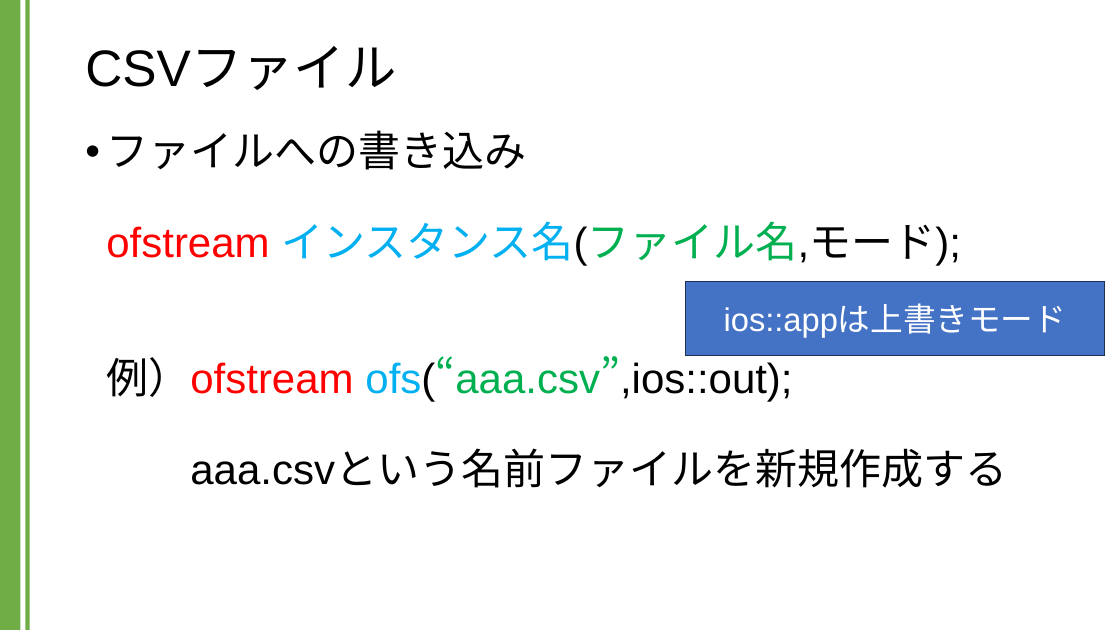
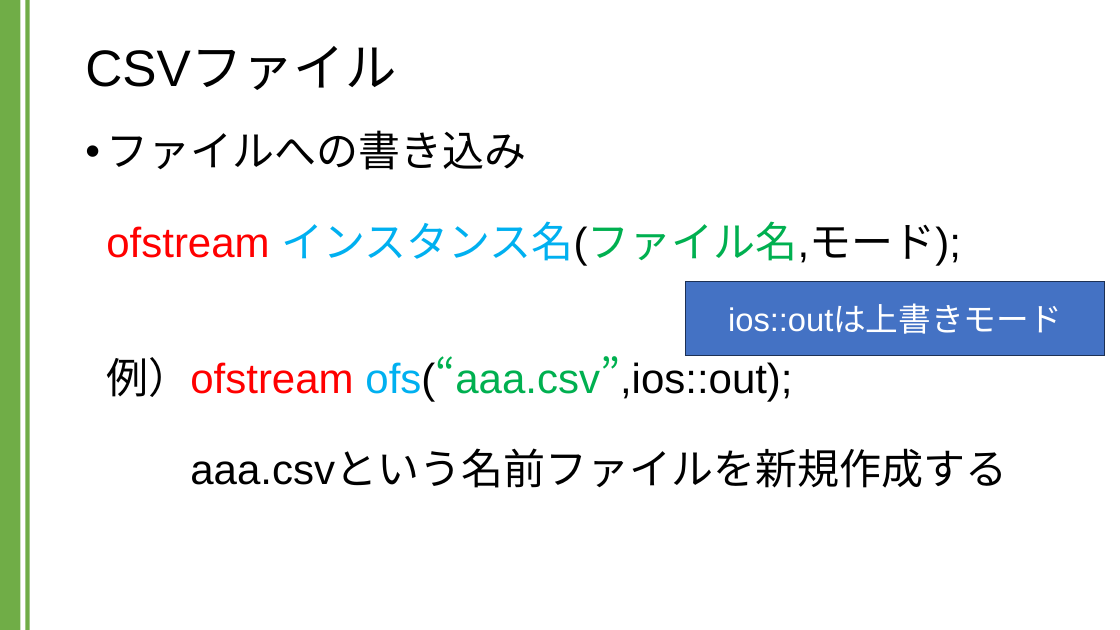
Before and after one commit to kic-murata/cpp2024, a slide deck: slide 35 of 授業資料/講義資料：CSVファイル.pptx. Drawn at 1120x630 pixels with LibreOffice and Linux fonts; fonts in the diff are those of the drawing. Boxes give left, top, right and bottom in pixels: in the first picture for what was removed or moved away, otherwise in the second. Text is boxed around its words. In the diff, an @@ line names an element or a change of style, - is before the commit and + after.

Commit message:
講義資料

```diff
--- a/授業資料/講義資料：CSVファイル.pptx
+++ b/授業資料/講義資料：CSVファイル.pptx
@@ text in rectangle at [728,305,1062,334]: text changed @@
-ios::appは上書きモード
+ios::outは上書きモード
```
